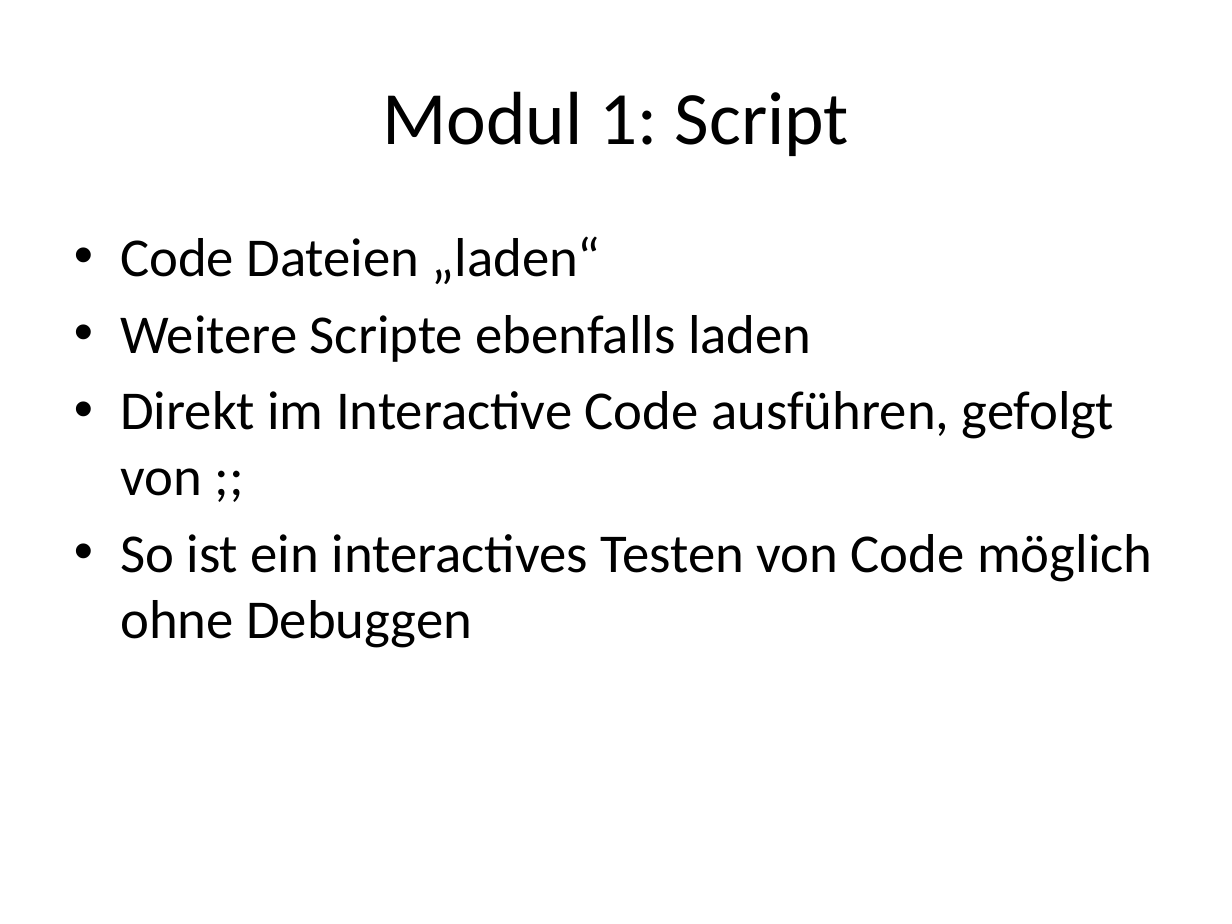
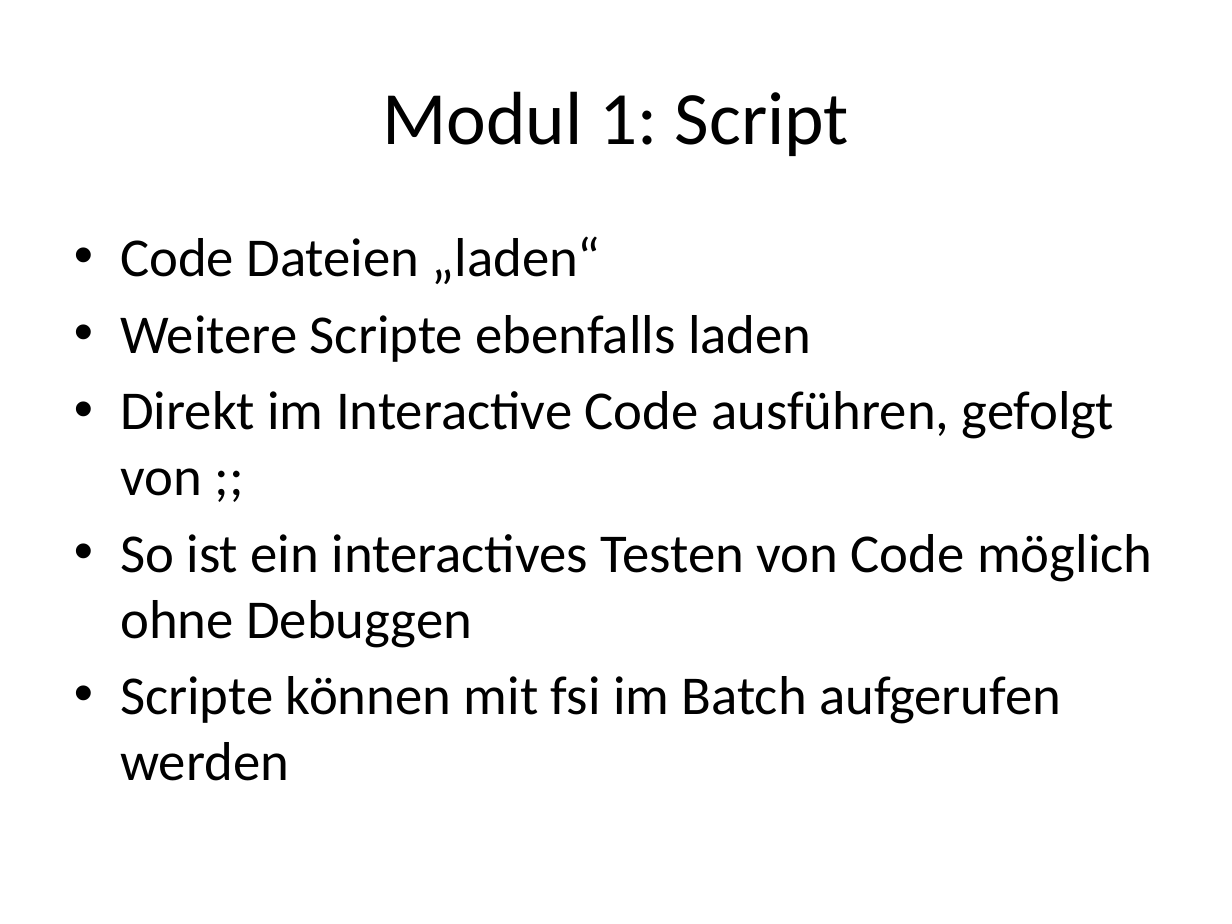
Before and after one commit to nasserbrake/Spartakiade2017, a slide deck: slide 26 of FSharp.pptx. Drawn at 1232x924 pixels with LibreOffice and Linux fonts; fonts in the diff are those of the drawing. Boxes give left, top, right and bottom in pixels: in the first picture for what was removed or moved away, otherwise in the second. Text is boxed around its words. In the diff, an @@ line names an element or a change of style, - is before the commit and + after.

Commit message:
FSI Aufruf für Script Dateien.

```diff
--- a/FSharp.pptx
+++ b/FSharp.pptx
@@ text at box(120, 676, 1061, 781): paragraph added @@
+• Scripte können mit fsi im Batch aufgerufen werden
```
Also in this commit, not shown: 1 slide added, 4 other files.
